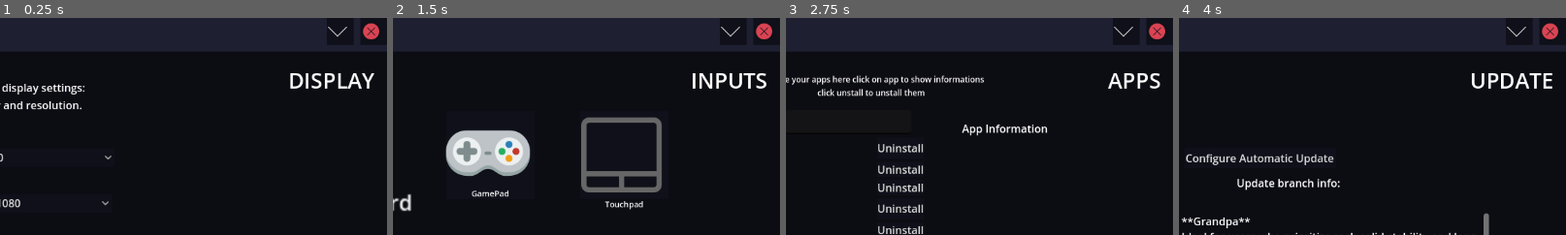
Above: before the commit, frames 1-4 (left to right).
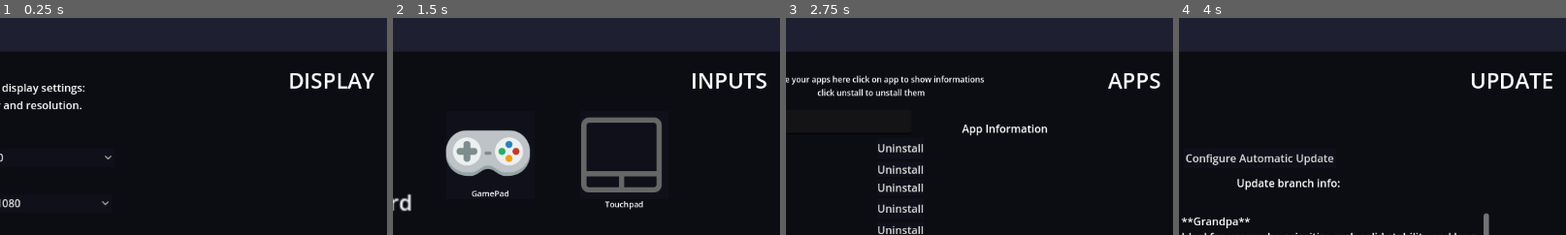
Above: after the commit, the same moments.

Repository: KAINAT-OS/K-SETTINGS
Game: Godot game, scene res://theme_main.tscn
Same seed, same stepped clock (60 frames per second), same inputs: the game is played once before the commit and once after it.
Inputs (mouse positions are % of the whole screen's width and height, from its top left):
- Up to frame 1 (0.25 s): no input
- Up to frame 2 (1.5 s): click "Display" at 0.5 s; click "Inputs and output devices" at 1.25 s
- Up to frame 3 (2.75 s): click "Apps" at 2 s
- Up to frame 4 (4 s): click (49, 24) at 2.77 s; type "12" at 2.85 s; click "Update" at 3.5 s
The pictures show only the part of the screen within x 50-100%, y 0-50%; the shares and areas given below are measured in that part.

The runs differ from the first frame. In frame 1, 0.3% of the frame differs, in the area x 84-98%, y 2-10%; in frame 2, 0.3%; in frame 3, 0.3%; in frame 4, 0.3%.

Commit message:
jhgjkashg

Diff:
--- a/binary-settings/project.godot
+++ b/binary-settings/project.godot
@@ -27,7 +27,6 @@
 [display]
 
 window/size/resizable=false
-window/size/borderless=true
 window/vsync/vsync_mode=0
 
 [editor_plugins]
--- a/binary-settings/theme_main.tscn
+++ b/binary-settings/theme_main.tscn
@@ -51,7 +51,6 @@
 [ext_resource type="Texture2D" uid="uid://cmnipubex0cyb" path="res://tools-check-spelling.png" id="47_epjfw"]
 [ext_resource type="Texture2D" uid="uid://c5owytqj4ipgs" path="res://yast-timezone.svg" id="48_cpg8b"]
 [ext_resource type="Texture2D" uid="uid://ckqm8n1xn46ns" path="res://proxy.png" id="49_xryqn"]
-[ext_resource type="Script" uid="uid://bpfjuoyogibqy" path="res://header.gd" id="51_fw7gh"]
 
 [node name="Control" type="Control"]
 layout_mode = 3
@@ -1295,11 +1294,11 @@
 
 [node name="header" type="Panel" parent="."]
 layout_mode = 0
-offset_right = 1151.0
+offset_right = 1152.0
 offset_bottom = 50.0
-script = ExtResource("51_fw7gh")
 
 [node name="cross" type="Button" parent="header"]
+visible = false
 layout_mode = 1
 anchors_preset = 1
 anchor_left = 1.0
@@ -1310,6 +1309,7 @@
 icon = ExtResource("1_2xwyl")
 
 [node name="minimize" type="Button" parent="header"]
+visible = false
 layout_mode = 1
 anchors_preset = -1
 anchor_left = 0.95656
Not shown: 1 places in binary-settings/theme_main.tscn that only renumber resources
Not shown, changed: binary-settings/Builds/linux/K-settings/DEBIAN/control
Not shown, changed: binary-settings/Builds/linux/K-settings/usr/bin/kainat-settings.x86_64
